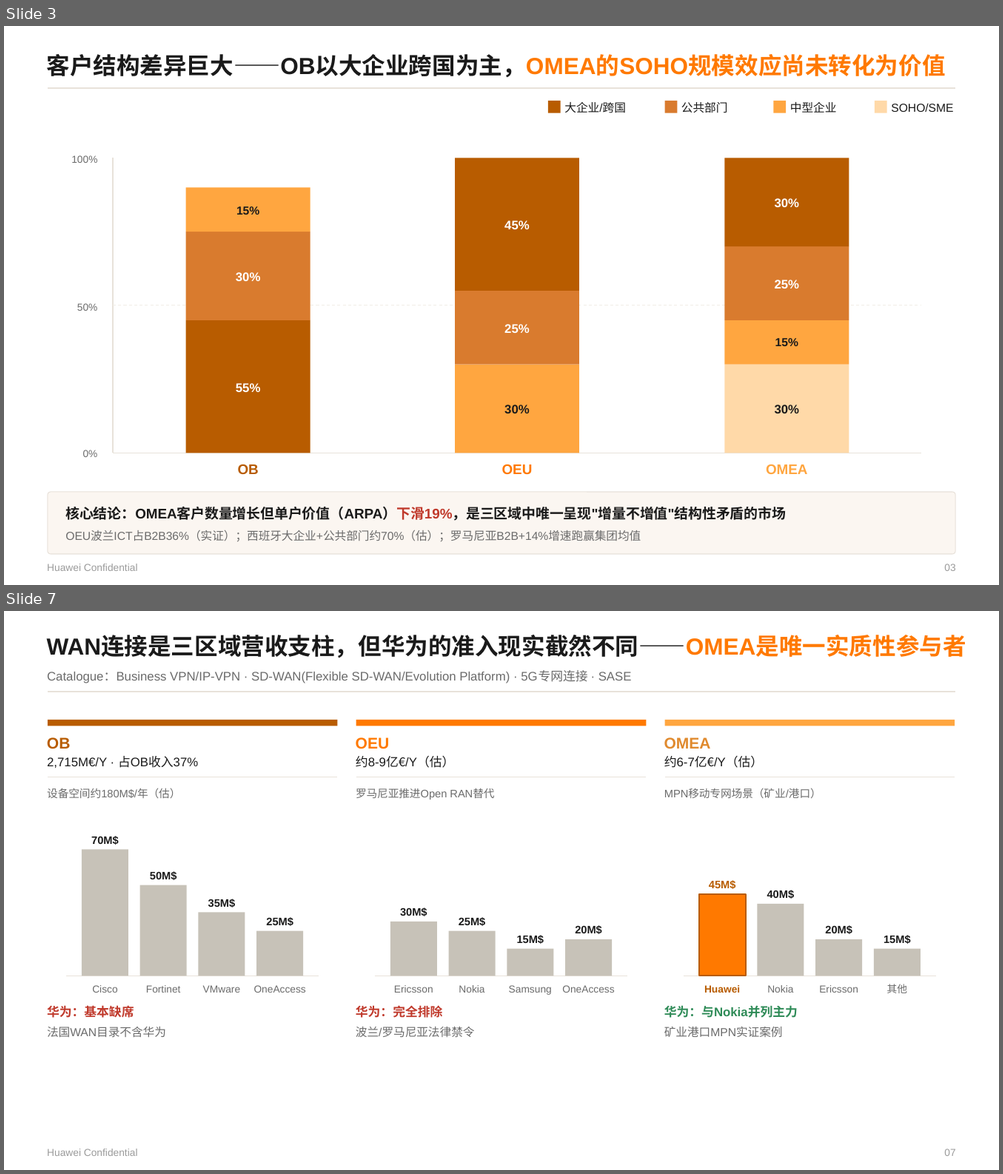
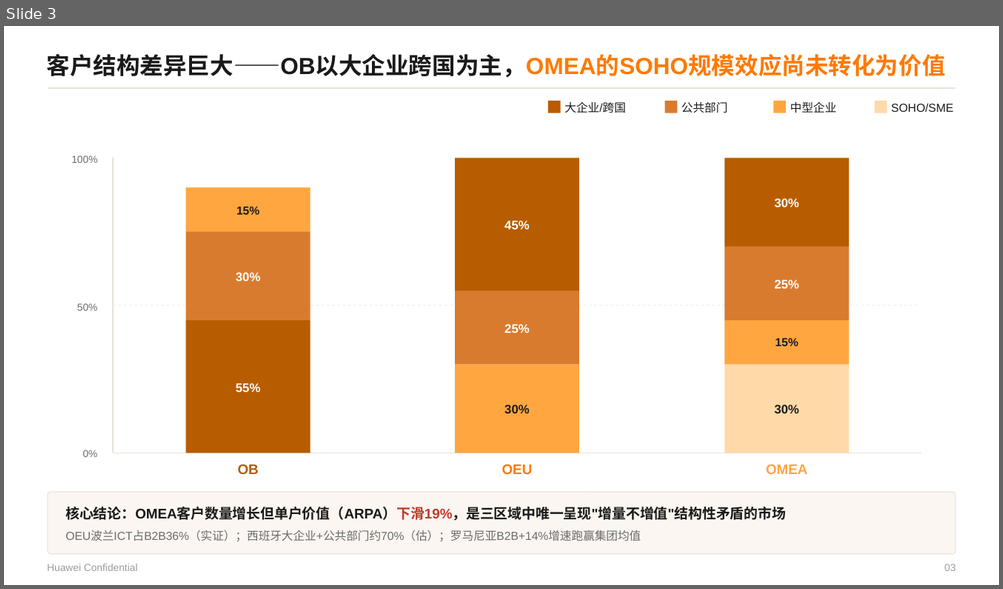
Before and after one commit to Chaoding1215/Claude, a slide deck: reference/Orange Business 三大区域B2B业务洞察 20260703.pptx. Shown one above the other, each under a label of ours: slides 3 and 7 before the commit, slide 3 after it; the slides between them are not shown. The pictures are 1003x1174 and 1003x589 pixels, drawn with LibreOffice and Linux fonts; fonts in the diff are those of the drawing. Boxes give left, top, right and bottom in pixels: in the first picture for what was removed or moved away, otherwise in the second. Text is boxed around its words. In the diff, an @@ line names an element or a change of style, - is before the commit and + after.

```diff
--- a/reference/Orange Business 三大区域B2B业务洞察 20260703.pptx
+++ b/reference/Orange Business 三大区域B2B业务洞察 20260703.pptx
@@ slide 7 removed at bbox=[4, 611, 999, 1170], background #FFFFFF @@
@@ text removed at bbox=[47, 636, 966, 658] @@
-WAN连接是三区域营收支柱，但华为的准入现实截然不同——OMEA是唯一实质性参与者
@@ text removed at bbox=[47, 671, 632, 684] @@
-Catalogue：Business VPN/IP-VPN · SD-WAN(Flexible SD-WAN/Evolution Platform) · 5G专网连接 · SASE
@@ freeform shape removed at bbox=[47, 692, 956, 692] @@
@@ group removed at bbox=[47, 720, 338, 1038]: 13 texts, 5 rectangles, 2 freeform shapes @@
-OB
-2,715M€/Y · 占OB收入37%
-设备空间约180M$/年（估）
-70M$
-Cisco
-50M$
-Fortinet
-35M$
-VMware
-25M$
-OneAccess
-华为：基本缺席
-法国WAN目录不含华为
@@ group removed at bbox=[356, 720, 646, 1037]: 13 texts, 5 rectangles, 2 freeform shapes @@
-OEU
-约8-9亿€/Y（估）
-罗马尼亚推进Open RAN替代
-30M$
-Ericsson
-25M$
-Nokia
-15M$
-Samsung
-20M$
-OneAccess
-华为：完全排除
-波兰/罗马尼亚法律禁令
@@ group removed at bbox=[664, 720, 955, 1037]: 13 texts, 5 rectangles, 2 freeform shapes @@
-OMEA
-约6-7亿€/Y（估）
-MPN移动专网场景（矿业/港口）
-45M$
-Huawei
-40M$
-Nokia
-20M$
-Ericsson
-15M$
-其他
-华为：与Nokia并列主力
-矿业港口MPN实证案例
@@ text removed at bbox=[47, 1149, 138, 1156] @@
-Huawei Confidential
@@ text removed at bbox=[944, 1149, 955, 1156] @@
-07
```
Also in this commit, not shown: 9 slides changed, 1 slide added, 1 other file.
